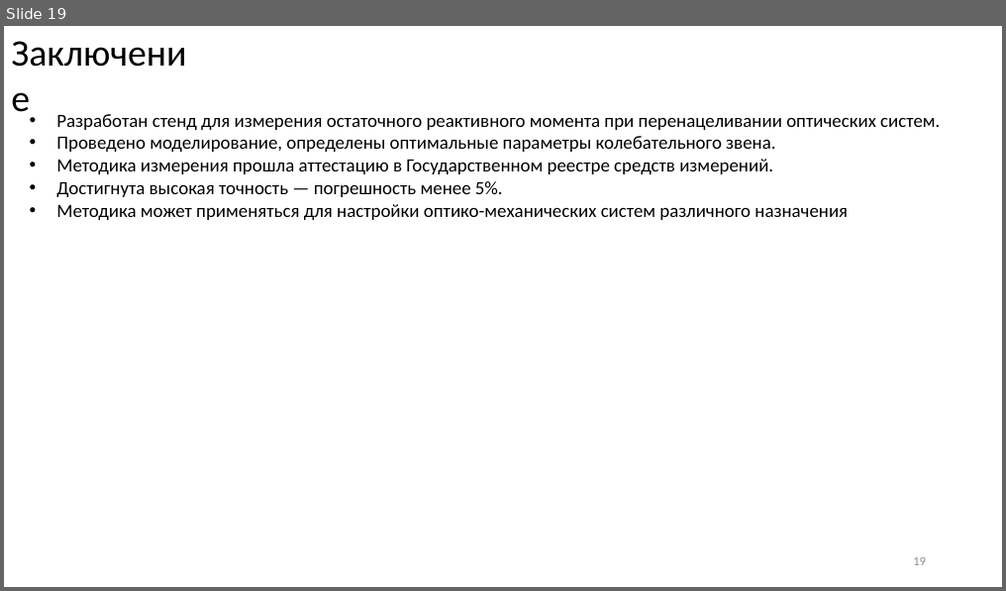
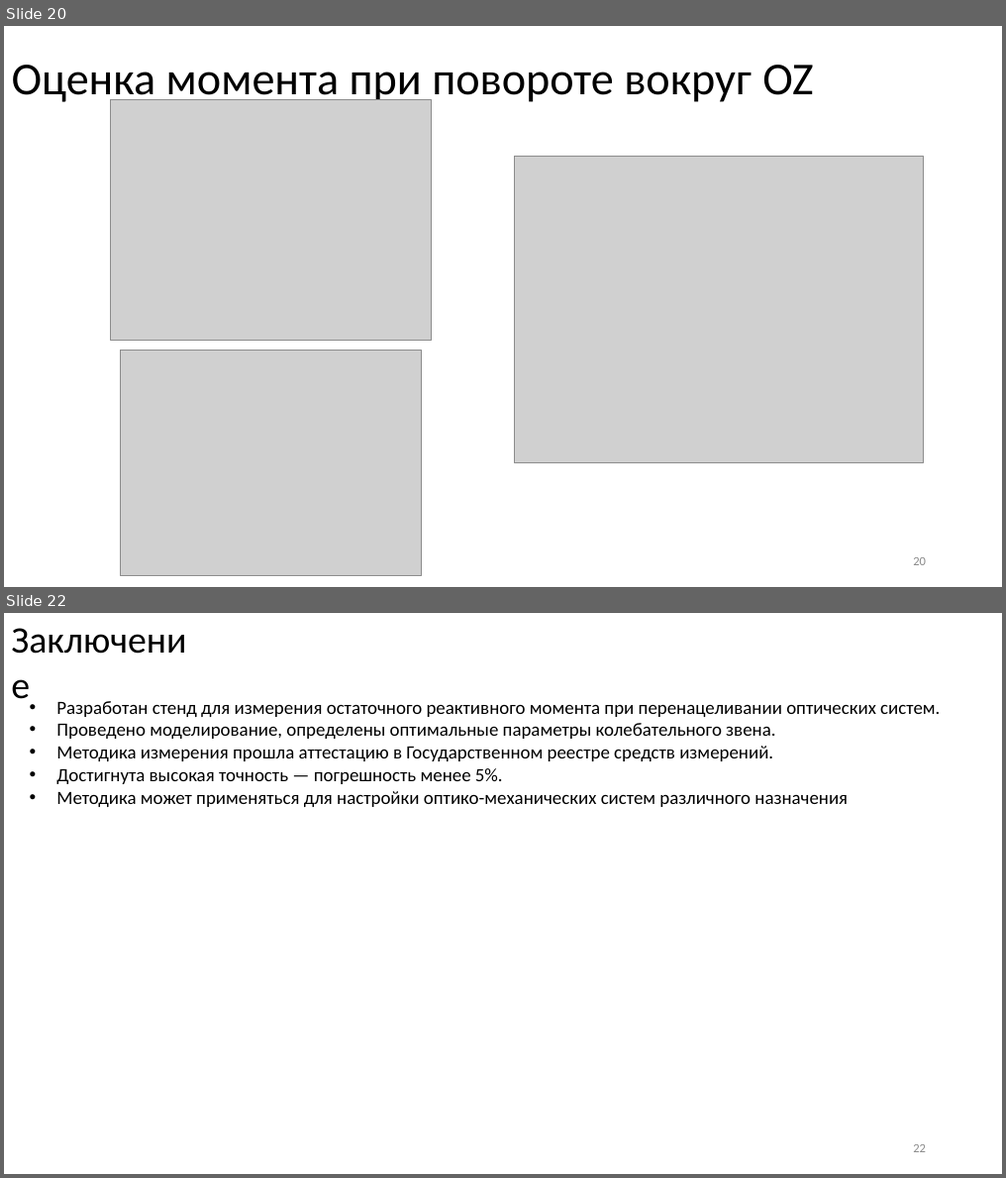
Before and after one commit to iliyars/reactive-moment-phd, a slide deck: Ppt/Белан ВКР.ppt. Shown one above the other, each under a label of ours: slide 19 before the commit, slides 20 and 22 after it; the slides between them are not shown. The pictures are 1006x591 and 1006x1178 pixels, drawn with LibreOffice and Linux fonts; fonts in the diff are those of the drawing; grey boxes stand for pictures. Boxes give left, top, right and bottom in pixels: in the first picture for what was removed or moved away, otherwise in the second. Text is boxed around its words. In the diff, an @@ line names an element or a change of style, - is before the commit and + after.

```diff
--- a/Ppt/Белан ВКР.ppt
+++ b/Ppt/Белан ВКР.ppt
@@ slide 20 added at (x1=4, y1=26, x2=1002, y2=587), background #FFFFFF @@
@@ title added at (x1=12, y1=65, x2=813, y2=106), 44 pt, text #000000 @@
+Оценка момента при повороте вокруг OZ
@@ picture added at (x1=110, y1=99, x2=432, y2=341) @@
@@ picture added at (x1=515, y1=157, x2=924, y2=464) @@
@@ picture added at (x1=120, y1=350, x2=421, y2=576) @@
@@ page number added at (x1=913, y1=558, x2=926, y2=566), 12 pt, text #8C8C8C @@
+20
@@ what was slide 19 is now slide 22 @@
@@ page number at (x1=913, y1=1145, x2=926, y2=1153): text changed @@
-19
+22
```
Also in this commit, not shown: 6 slides changed, 4 other slides added, 2 slides removed, 56 other files.
